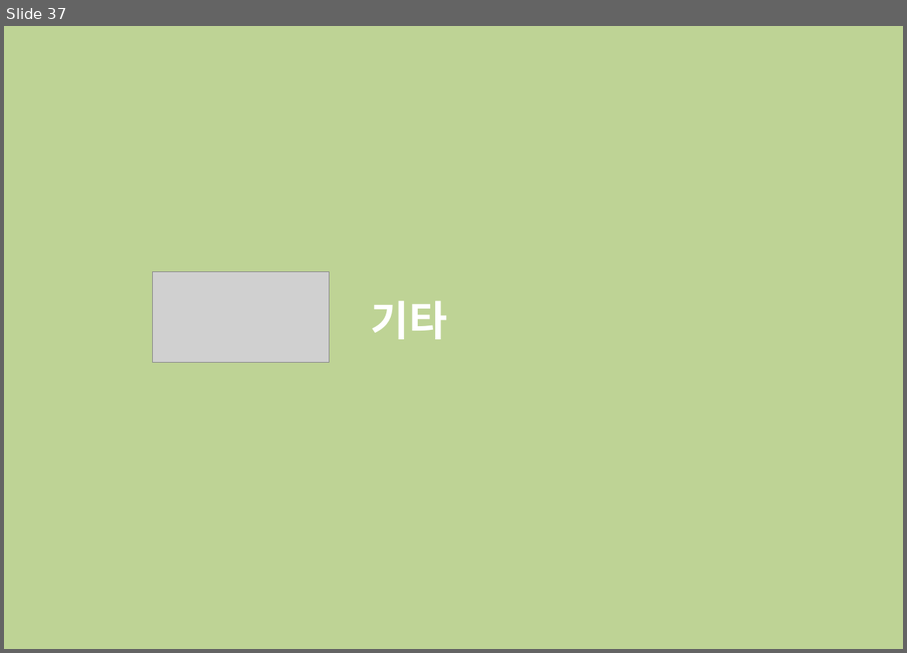
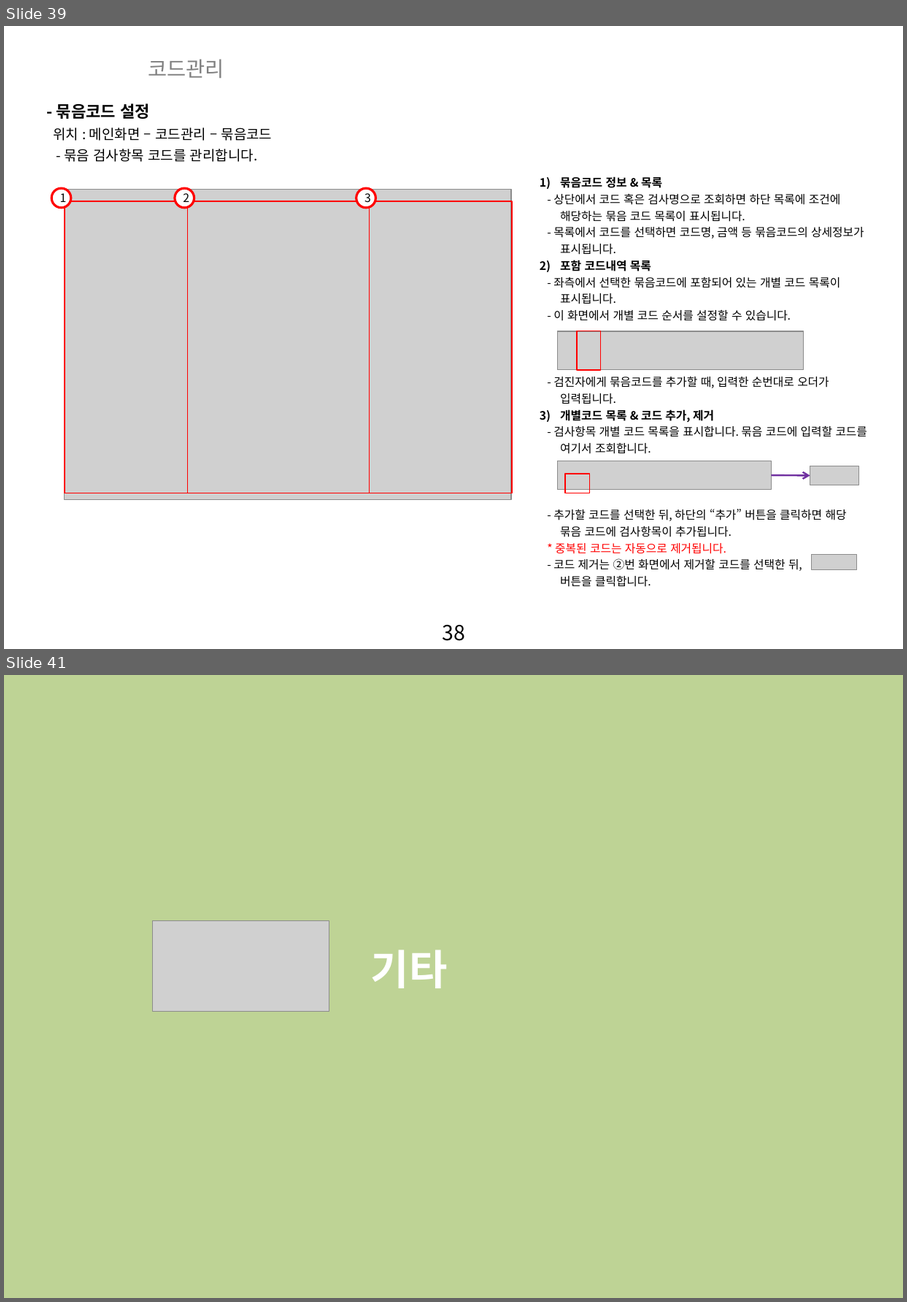
Before and after one commit to zooxop/ailiss_manual, a slide deck: manual/앨리스_매뉴얼_작업중.pptx. Shown one above the other, each under a label of ours: slide 37 before the commit, slides 39 and 41 after it; the slides between them are not shown. The pictures are 907x653 and 907x1302 pixels, drawn with LibreOffice and Linux fonts; fonts in the diff are those of the drawing; grey boxes stand for pictures; background and template pictures are left out. Boxes give left, top, right and bottom in pixels: in the first picture for what was removed or moved away, otherwise in the second. Text is boxed around its words. In the diff, an @@ line names an element or a change of style, - is before the commit and + after.

Commit message:
묶음코드 추가중

```diff
--- a/manual/앨리스_매뉴얼_작업중.pptx
+++ b/manual/앨리스_매뉴얼_작업중.pptx
@@ slide 39 added at (x1=4, y1=26, x2=903, y2=649), background picture (left out); not listed: 1 template element that a slide beside it also shows @@
@@ text added at (x1=148, y1=59, x2=224, y2=78), 18 pt, text #808080 @@
+코드관리
@@ text added at (x1=57, y1=103, x2=150, y2=119), 14 pt, text #000000, bold @@
+- 묶음코드 설정
@@ text added at (x1=53, y1=127, x2=273, y2=141), 12 pt, text #000000 @@
+위치 : 메인화면 – 코드관리 – 묶음코드
@@ text added at (x1=64, y1=149, x2=258, y2=162), 12 pt, text #000000 @@
+- 묶음 검사항목 코드를 관리합니다.
@@ ellipse added at (x1=51, y1=188, x2=70, y2=207), fill #FFFFFF, outline #FF0000 2 pt, 10 pt, text #000000 @@
+1
@@ picture added at (x1=65, y1=190, x2=511, y2=500) @@
@@ ellipse added at (x1=175, y1=188, x2=195, y2=207), fill #FFFFFF, outline #FF0000 2 pt, 10 pt, text #000000 @@
+2
@@ ellipse added at (x1=356, y1=188, x2=375, y2=207), fill #FFFFFF, outline #FF0000 2 pt, 10 pt, text #000000 @@
+3
@@ rectangle added at (x1=65, y1=201, x2=187, y2=493), outline #FF0000 1 pt @@
@@ rectangle added at (x1=187, y1=201, x2=370, y2=493), outline #FF0000 1 pt @@
@@ rectangle added at (x1=370, y1=201, x2=512, y2=493), outline #FF0000 1 pt @@
@@ group added at (x1=554, y1=176, x2=868, y2=587): 4 pictures, 2 rectangles, 1 text, 1 arrow @@
+1) 묶음코드 정보 & 목록
+- 상단에서 코드 혹은 검사명으로 조회하면 하단 목록에 조건에 해당하는 묶음 코드 목록이 표시됩니다.
+- 목록에서 코드를 선택하면 코드명, 금액 등 묶음코드의 상세정보가 표시됩니다.
+2) 포함 코드내역 목록
+- 좌측에서 선택한 묶음코드에 포함되어 있는 개별 코드 목록이 표시됩니다.
+- 이 화면에서 개별 코드 순서를 설정할 수 있습니다.
+- 검진자에게 묶음코드를 추가할 때, 입력한 순번대로 오더가
+입력됩니다.
+3) 개별코드 목록 & 코드 추가, 제거
+- 검사항목 개별 코드 목록을 표시합니다. 묶음 코드에 입력할 코드를 여기서 조회합니다.
+- 추가할 코드를 선택한 뒤, 하단의 “추가” 버튼을 클릭하면 해당
+묶음 코드에 검사항목이 추가됩니다.
+* 중복된 코드는 자동으로 제거됩니다.
+- 코드 제거는 ②번 화면에서 제거할 코드를 선택한 뒤,
+버튼을 클릭합니다.
@@ what was slide 37 is now slide 41 @@
```
Also in this commit, not shown: 2 slides changed, 3 other slides added.
